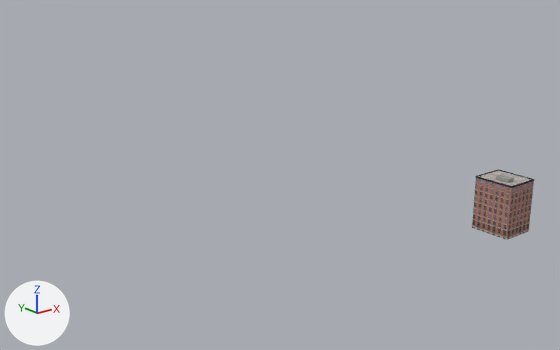
Two versions of the OBJ model Models/buildings/building_35.obj, one commit apart.
One viewpoint serves both versions: a camera (50 mm lens) standing at (-768.0, -950.0, 457.0) and looking at (22.0, 38.0, 62.0). Every picture has the same lights, and +X, +Y and +Z are marked at lower left. Where no turn or scale is listed for an object, it has been applied to the vertices.

Before the edit, the objects in view are built like this:
```python
me_building_35 = bpy.data.meshes.new('building_35')
me_building_35.from_pydata(...)  # 48 vertices, 72 faces; spans x 210.0..269.0, y -292.5..-224.3, z 0.0..92.9
me_building_35.materials.append(mat_02___default)  # picture img_building_2_png
ob_building_35 = bpy.data.objects.new('building_35', me_building_35)
ob_building_35.location = (0.0, 0.0, 0.0)
```
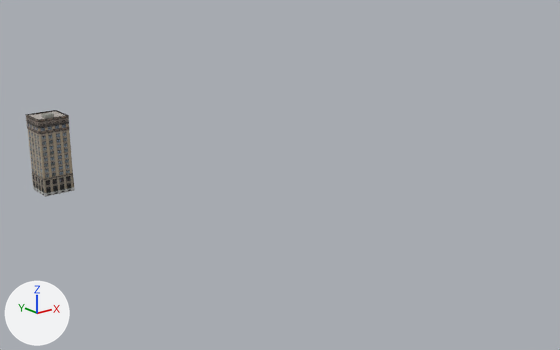
Edits to the scene script, one JSON object a line:
```json
{"op": "add", "block": "img_building_7_png", "code": ["img_building_7_png = load_image('building_7.png', 'textures/building_7.png', 2048, 2048, 'sRGB')"]}
{"op": "add", "block": "mat_13___default", "code": ["mat_13___default = principled_material('13___Default')", "mat_13___default.texture = img_building_7_png", "mat_13___default.roughness = 0.9"]}
{"block": "me_building_35", "where": "# used by ob_building_35; location = (0.0, 0.0, 0.0)"}
{"op": "remove", "block": "me_building_35", "code": "me_building_35.from_pydata(...)  # 48 vertices, 72 faces; spans x 210.0..269.0, y -292.5..-224.3, z 0.0..92.9"}
{"op": "remove", "block": "me_building_35", "code": "me_building_35.materials.append(mat_02___default)  # picture img_building_2_png"}
{"op": "add", "block": "me_building_35", "code": "me_building_35.from_pydata(...)  # 60 vertices, 78 faces; spans x -268.1..-210.1, y 356.1..412.1, z 0.0..146.6"}
{"block": "me_building_35", "change": "me_building_35 part 1: a new loose piece, a box spanning x -267.5..-210.6, y 356.6..411.6, z 115.5..139.4, in mat_13___default (picture img_building_7_png)"}
{"block": "me_building_35", "change": "me_building_35 part 2: a new loose piece, a box spanning x -250.6..-233.3, y 365.9..381.3, z 139.4..146.6, in mat_13___default (picture img_building_7_png)"}
{"block": "me_building_35", "change": "me_building_35 part 3: the loose piece of 8 vertices spanning x 210.0..269.0, y -292.5..-224.3, z 85.7..87.8 is scaled about its middle by (0.981, 0.821, 1.5), then moved by (-478.6, 642.5, 54.3), in mat_13___default (picture img_building_7_png)"}
{"block": "me_building_35", "change": "me_building_35 part 4: the loose piece of 20 vertices spanning x 210.5..268.5, y -292.0..-224.8, z 0.0..86.7 is deleted"}
{"block": "me_building_35", "change": "me_building_35 part 5: the loose piece of 12 vertices spanning x 210.2..268.8, y -292.3..-224.5, z 86.2..87.8 is deleted"}
{"block": "me_building_35", "change": "me_building_35 part 6: the loose piece of 8 vertices spanning x 223.1..236.7, y -276.3..-253.6, z 85.7..92.9 is deleted"}
{"block": "me_building_35", "change": "me_building_35 part 7"}
{"block": "me_building_35", "change": "28 vertices are added at x -267.9..-210.3, y 356.3..411.9, z 0.0..142.6"}
{"block": "me_building_35", "change": "8 new vertices lie (56.1, 0.0, 0.0) away from vertices in x -267.1, y 357.0..411.2, z 34.1..140.4"}
{"block": "me_building_35", "change": "44 new faces join them"}
{"op": "add", "block": "me_building_35", "code": "me_building_35.materials.append(mat_13___default)  # picture img_building_7_png"}
```

Location of each change, [x1, y1, x2, y2] in pixels of the pictures (560 x 350 px; the box of a moved part takes in the faces that stretch with it):
```json
{"object": "building_35", "change": "reshaped", "before": [472, 169, 535, 240], "after": [25, 110, 74, 197], "on screen": "22% narrower, 22% taller"}
{"part": 1, "of": "me_building_35", "change": "added", "after": [26, 116, 70, 135]}
{"part": 2, "of": "me_building_35", "change": "added", "after": [41, 112, 54, 119]}
{"part": 3, "of": "me_building_35", "change": "moved or reshaped", "before": [476, 170, 535, 188], "after": [25, 111, 69, 122]}
{"part": 4, "of": "me_building_35", "change": "deleted", "before": [472, 170, 534, 240]}
{"part": 5, "of": "me_building_35", "change": "deleted", "before": [477, 169, 534, 186]}
{"part": 6, "of": "me_building_35", "change": "deleted", "before": [496, 174, 514, 183]}
{"part": 7, "of": "me_building_35", "change": "added", "after": [26, 110, 74, 197]}
```
